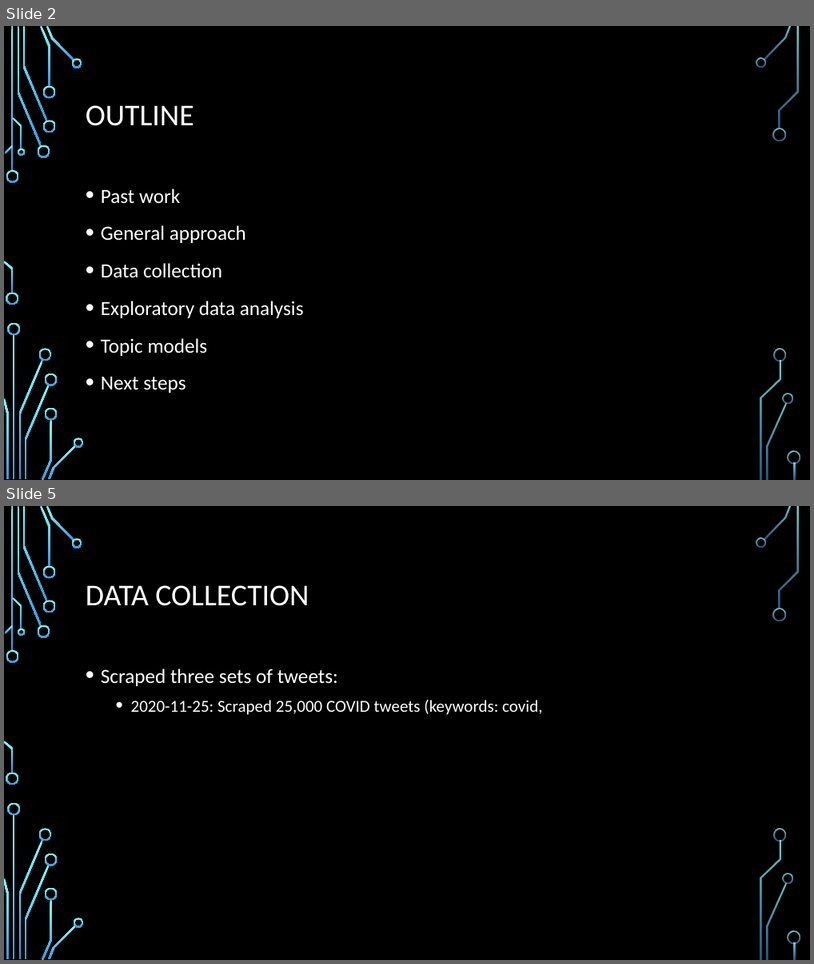
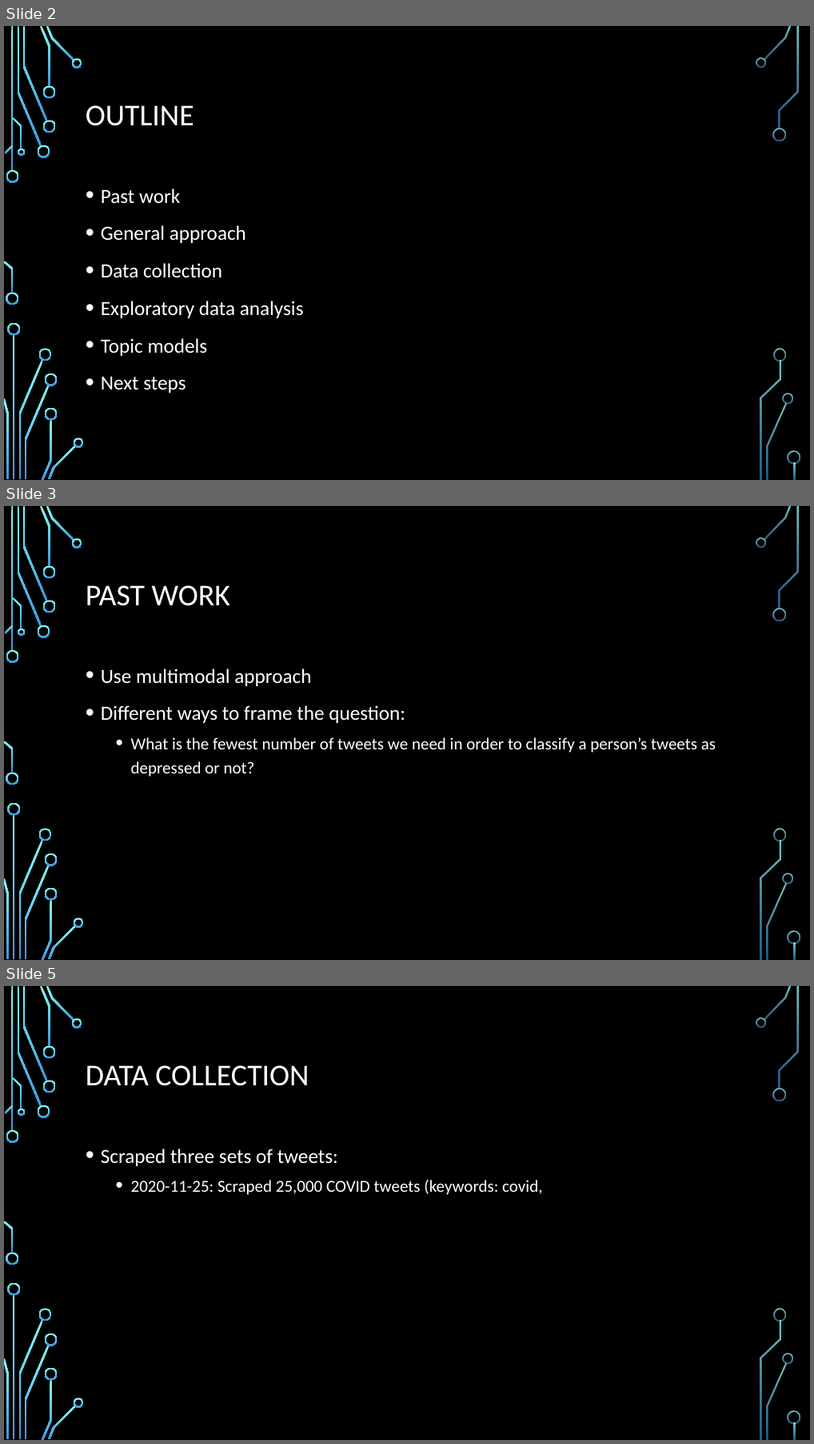
Before and after one commit to ngandhi01/TextMining, a slide deck: media/research_updates_2020-12-02.pptx. Shown one above the other, each under a label of ours: slides 2 and 5 before the commit, slides 2, 3 and 5 after it; the slides between them are not shown. The pictures are 814x964 and 814x1444 pixels, drawn with LibreOffice and Linux fonts; fonts in the diff are those of the drawing; background and template pictures are left out. Boxes give left, top, right and bottom in pixels: in the first picture for what was removed or moved away, otherwise in the second. Text is boxed around its words. In the diff, an @@ line names an element or a change of style, - is before the commit and + after.

```diff
--- a/media/research_updates_2020-12-02.pptx
+++ b/media/research_updates_2020-12-02.pptx
@@ slide 3 added at <box>4,506,810,960</box>, background picture (left out); not listed: 36 template elements that a slide beside it also shows @@
@@ title added at <box>86,585,230,606</box>, 36 pt, text #FFFFFF @@
+PAST WORK
@@ text added at <box>101,668,716,776</box>, 20 pt, text #FFFFFF @@
+• Use multimodal approach
+• Different ways to frame the question:
+  • What is the fewest number of tweets we need in order to classify a person’s tweets as depressed or not?
```
Also in this commit, not shown: 1 slide changed, 3 other slides added, 1 slide removed, 11 other files.
